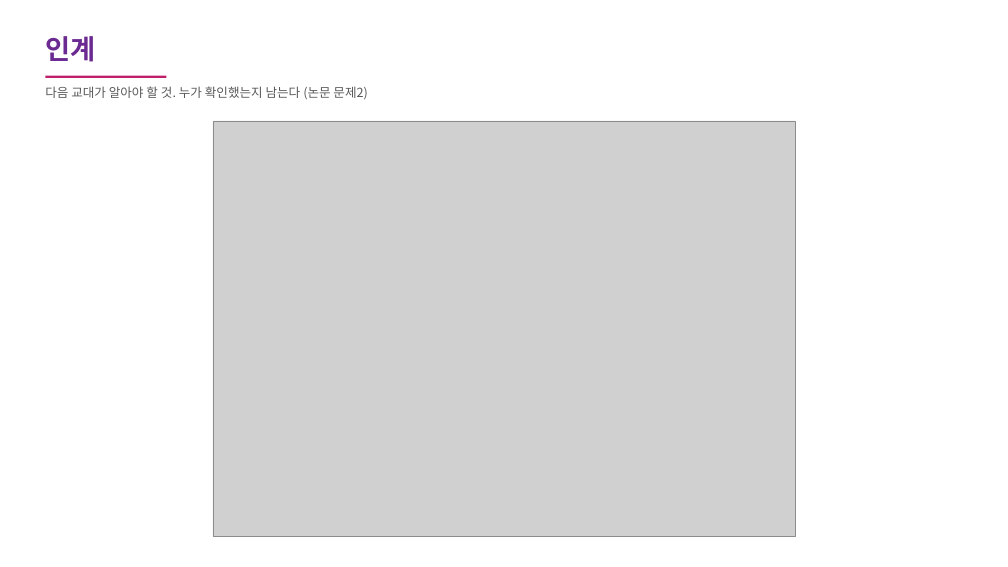
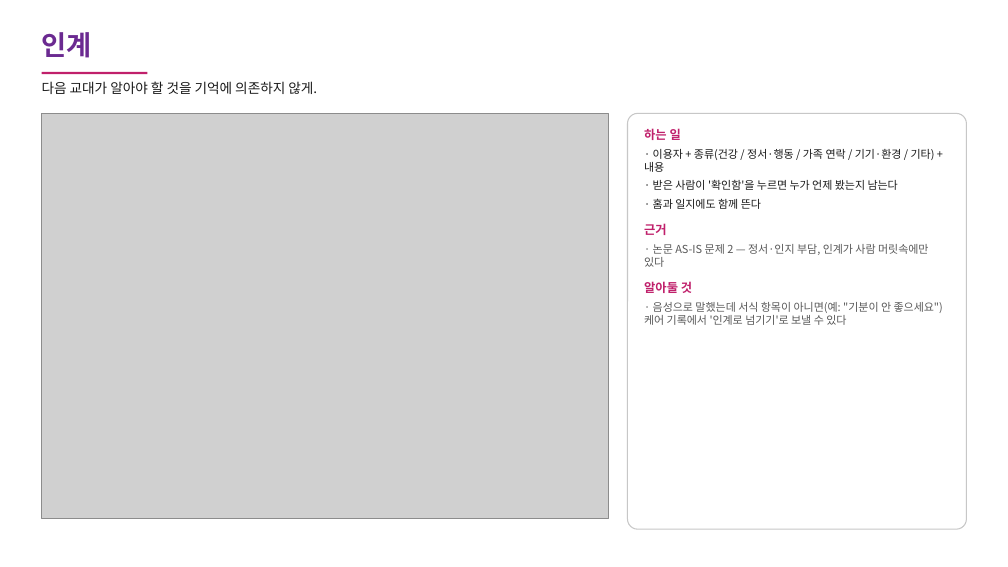
Before and after one commit to carerobot0001-pixel/carerobot-weekly-report, a slide deck: slide 4 of 요양시설스튜디오_화면기록.pptx. Drawn at 1008x567 pixels with LibreOffice and Linux fonts; fonts in the diff are those of the drawing; grey boxes stand for pictures. Boxes give left, top, right and bottom in pixels: in the first picture for what was removed or moved away, otherwise in the second. Text is boxed around its words. In the diff, an @@ line names an element or a change of style, - is before the commit and + after.

```diff
--- a/요양시설스튜디오_화면기록.pptx
+++ b/요양시설스튜디오_화면기록.pptx
@@ text "인계" at bbox=[42, 32, 92, 58]: more space between paragraphs @@
@@ rectangle: place and size @@
-rectangle at bbox=[45, 76, 166, 78]
+rectangle at bbox=[42, 72, 147, 74]
@@ text at bbox=[42, 81, 317, 94]: text changed; size 12 to 13 pt; text colour #595959 to #1A1A1A @@
-다음 교대가 알아야 할 것. 누가 확인했는지 남는다 (논문 문제2)
+다음 교대가 알아야 할 것을 기억에 의존하지 않게.
@@ picture: place and size @@
-picture at bbox=[213, 121, 796, 537]
+picture at bbox=[42, 113, 609, 519]
@@ rounded rectangle added at bbox=[628, 113, 966, 529], fill #FFFFFF, outline #C7C7C7 1 pt @@
@@ text added at bbox=[644, 128, 943, 325], 10.5 pt, text #595959 @@
+하는 일
+· 이용자 + 종류(건강 / 정서·행동 / 가족 연락 / 기기·환경 / 기타) + 내용
+· 받은 사람이 '확인함'을 누르면 누가 언제 봤는지 남는다
+· 홈과 일지에도 함께 뜬다
+근거
+· 논문 AS-IS 문제 2 — 정서·인지 부담, 인계가 사람 머릿속에만 있다
+알아둘 것
+· 음성으로 말했는데 서식 항목이 아니면(예: "기분이 안 좋으세요") 케어 기록에서 '인계로 넘기기'로 보낼 수 있다
```
Also in this commit, not shown: 15 other slides changed, 15 other files.
